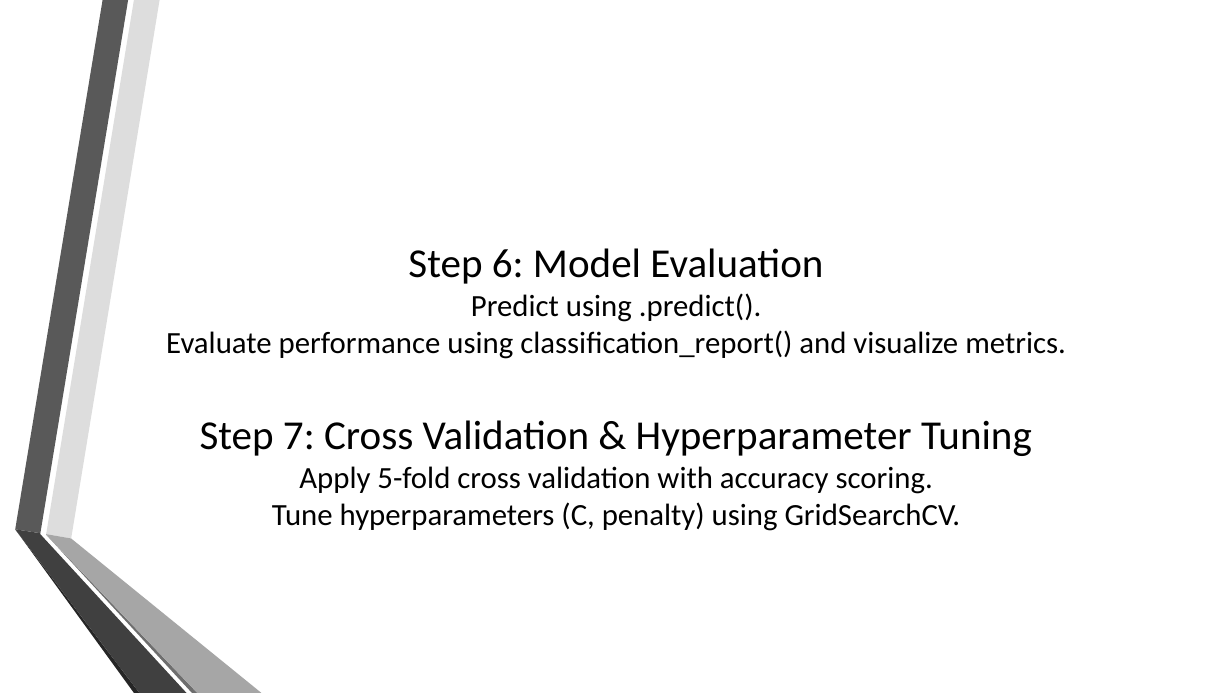
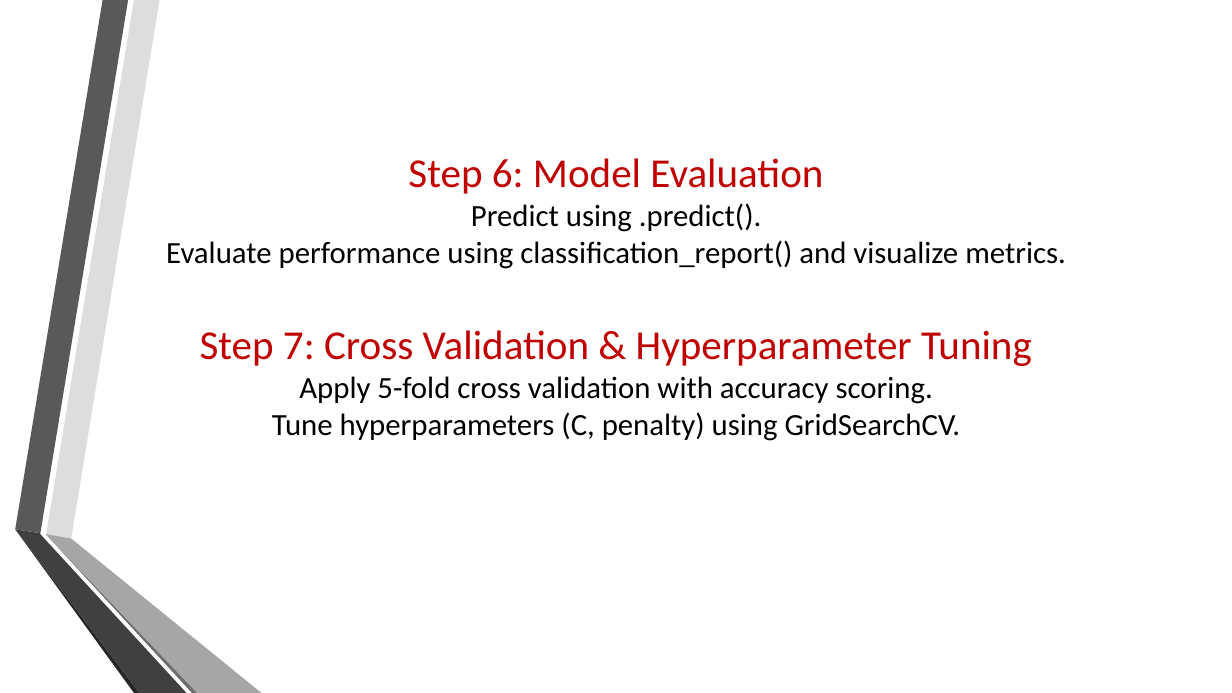
Before and after one commit to mariam530/supply-chain-project, a slide deck: slide 50 of New Microsoft PowerPoint Presentation.pptx (slide 39 before the commit). Drawn at 1232x693 pixels with LibreOffice and Linux fonts; fonts in the diff are those of the drawing; background and template pictures are left out. Boxes give left, top, right and bottom in pixels: in the first picture for what was removed or moved away, otherwise in the second. Text is boxed around its words. In the diff, an @@ line names an element or a change of style, - is before the commit and + after.

```diff
--- a/New Microsoft PowerPoint Presentation.pptx
+++ b/New Microsoft PowerPoint Presentation.pptx
@@ title "Step 6: Model Evaluation Predict ...": place and size @@
-title "Step 6: Model Evaluation Predict ..." at [166,248,1066,531]
+title "Step 6: Model Evaluation Predict ..." at [166,158,1066,441]
@@ title "Step 6: Model Evaluation Predict ..." at [166,158,1066,441]: text colour #000000 to #C00000 in "Step 6: Model Evaluation Step 7: Cross ..." @@
```
Also in this commit, not shown: 9 other slides changed, 11 slides added.
